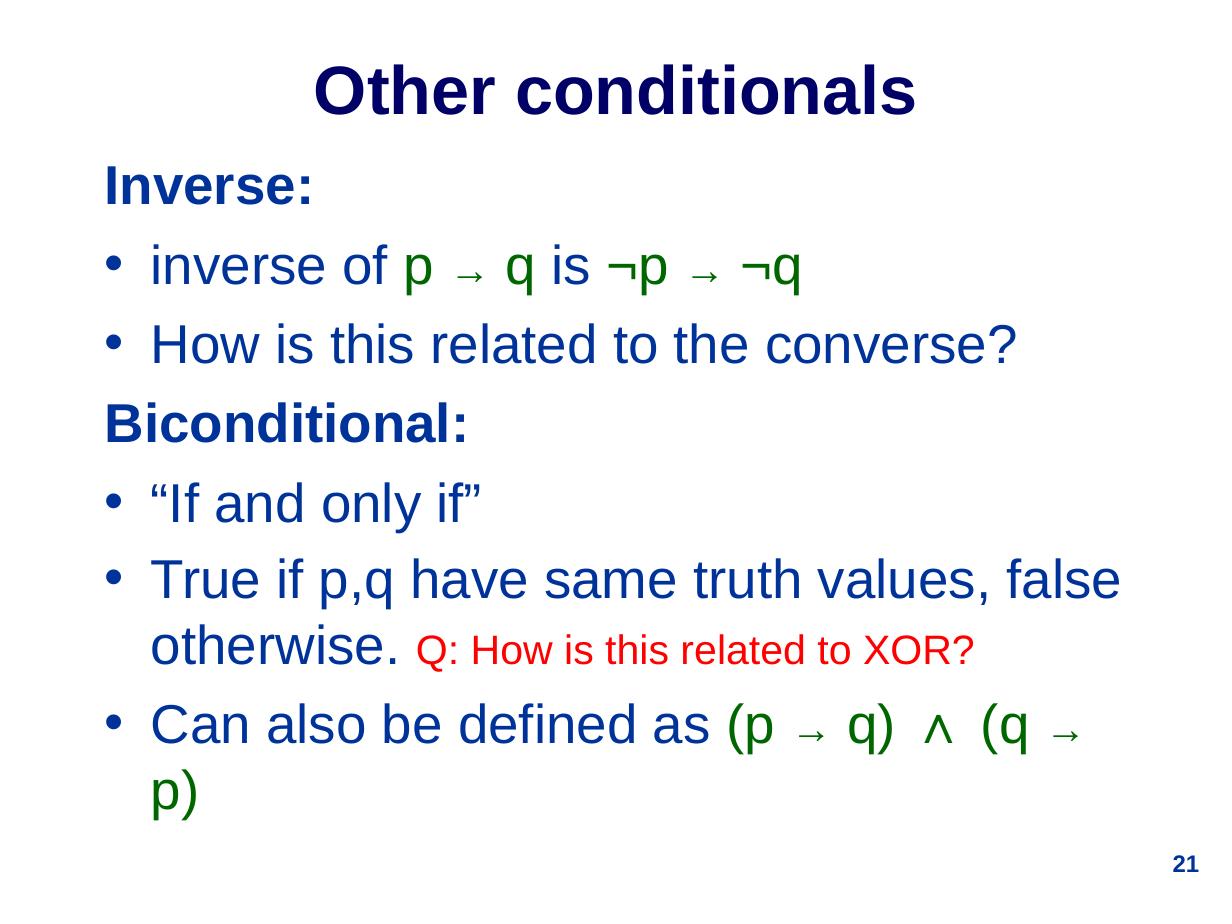
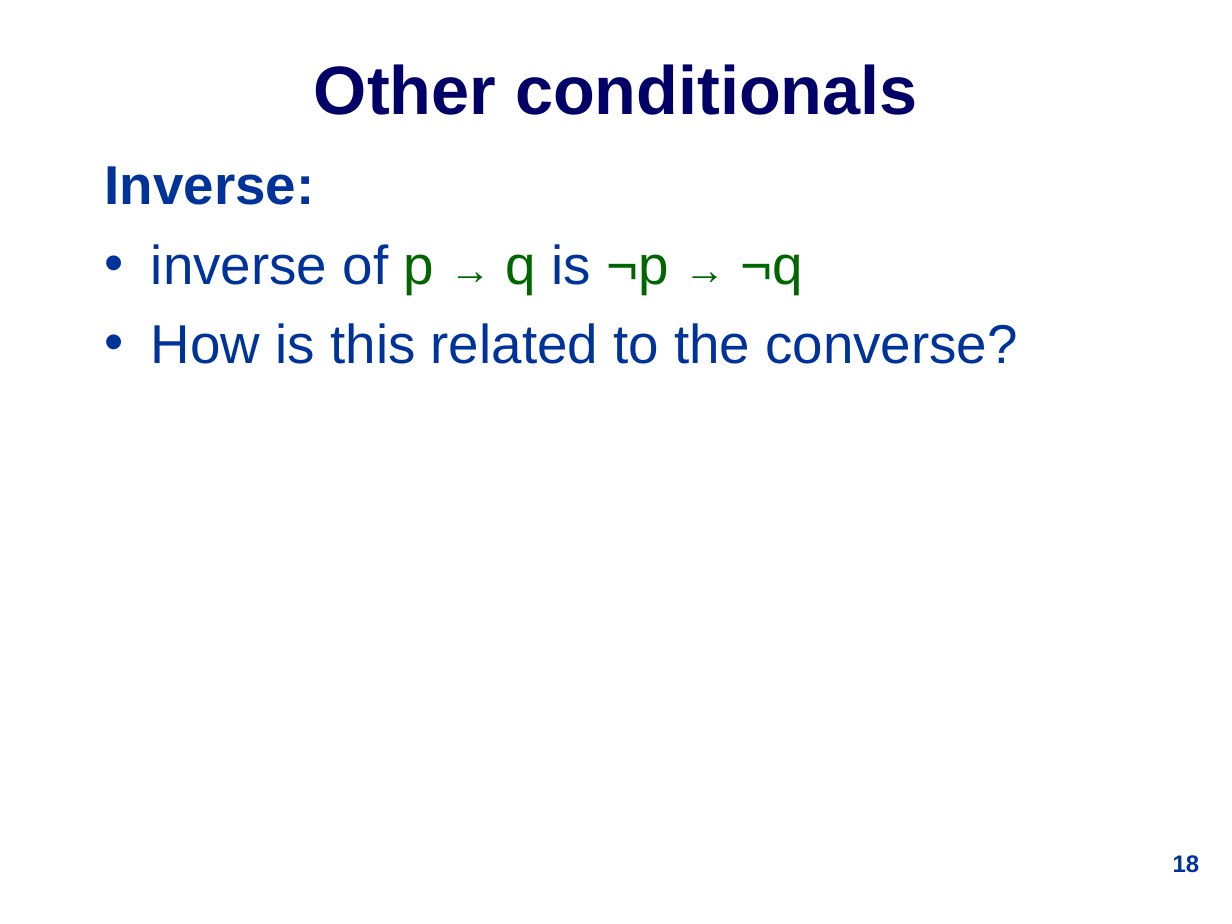
Before and after one commit to udohsolomon/lecture_slide_programming, a slide deck: slide 18 of week_1/1019Lec1.ppt (slide 21 before the commit). Drawn at 1232x924 pixels with LibreOffice and Linux fonts; fonts in the diff are those of the drawing. Boxes give left, top, right and bottom in pixels: in the first picture for what was removed or moved away, otherwise in the second. Text is boxed around its words. In the diff, an @@ line names an element or a change of style, - is before the commit and + after.

```diff
--- a/week_1/1019Lec1.ppt
+++ b/week_1/1019Lec1.ppt
@@ text at [105,402,1122,819]: paragraphs removed @@
-Biconditional:
-• “If and only if”
-• True if p,q have same truth values, false otherwise. Q: How is this related to XOR?
-• Can also be defined as (p → q) ∧ (q → p)
@@ page number at [1173,855,1200,873]: text changed @@
-21
+18
```
Also in this commit, not shown: 8 other slides changed, 10 slides added, 12 slides removed.
